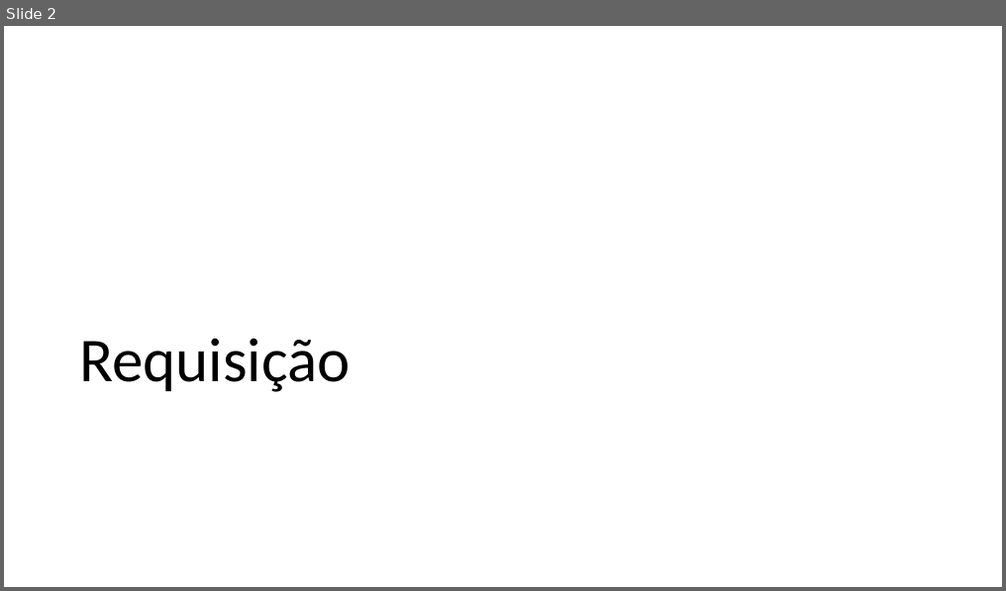
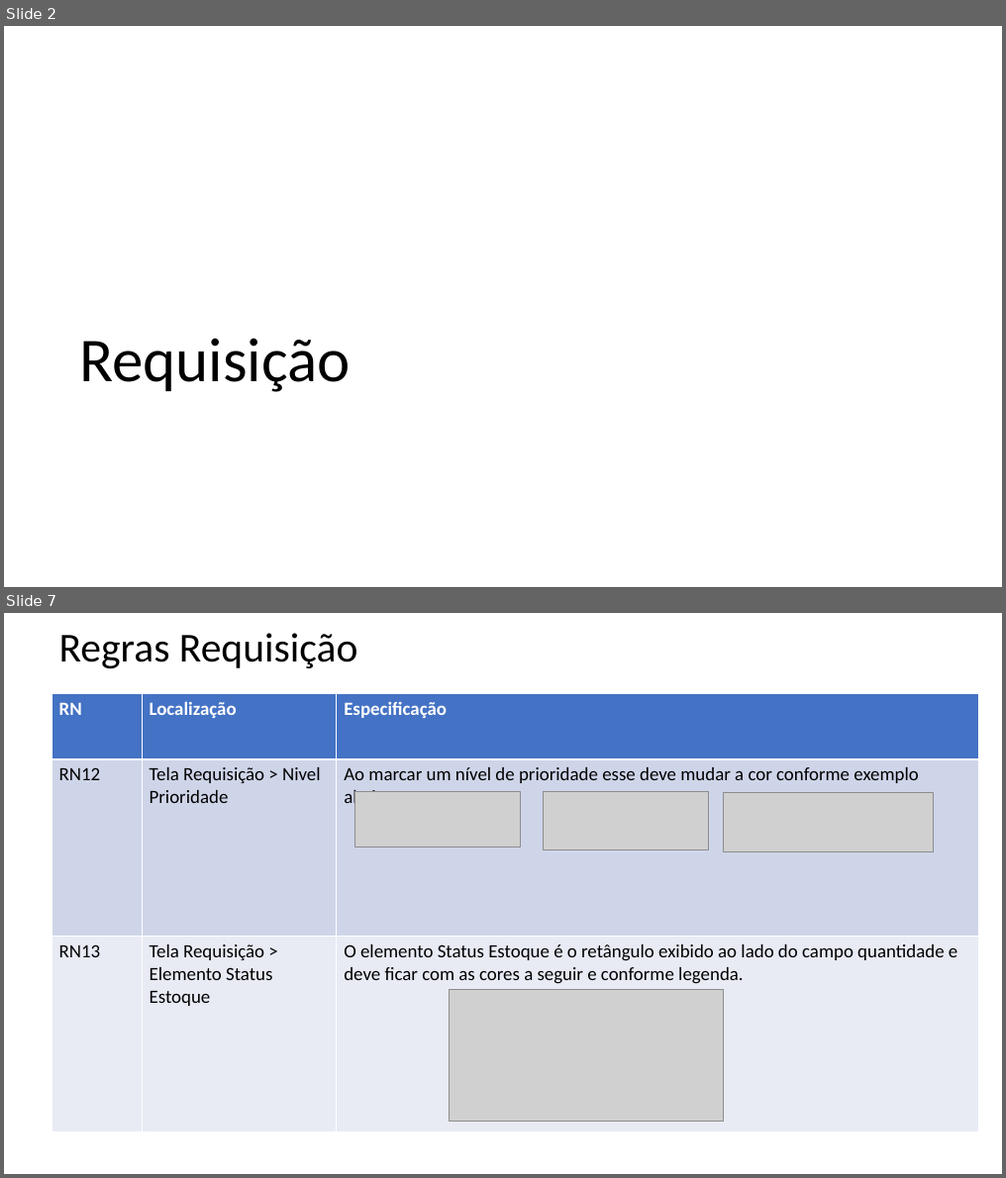
Before and after one commit to regymatrix/Almoxarifado, a slide deck: RegrasNegocio/RN_Requisitos.pptx. Shown one above the other, each under a label of ours: slide 2 before the commit, slides 2 and 7 after it; the slides between them are not shown. The pictures are 1006x591 and 1006x1178 pixels, drawn with LibreOffice and Linux fonts; fonts in the diff are those of the drawing; grey boxes stand for pictures. Boxes give left, top, right and bottom in pixels: in the first picture for what was removed or moved away, otherwise in the second. Text is boxed around its words. In the diff, an @@ line names an element or a change of style, - is before the commit and + after.

Commit message:
revisão Regras de negócio

```diff
--- a/RegrasNegocio/RN_Requisitos.pptx
+++ b/RegrasNegocio/RN_Requisitos.pptx
@@ slide 7 added at box(4, 613, 1002, 1174), background #FFFFFF @@
@@ title added at box(59, 633, 358, 668), 39.6 pt, text #000000 @@
+Regras Requisição
@@ table added at box(52, 693, 979, 1132), 3 rows, 3 columns @@
+RN | Localização | Especificação
+RN12 | Tela Requisição > Nivel Prioridade | Ao marcar um nível de prioridade esse deve mudar a cor conforme exemplo abaixo:
+RN13 | Tela Requisição > Elemento Status Estoque | O elemento Status Estoque é o retângulo exibido ao lado do campo quantidade e deve ficar com as cores a seguir e conforme legenda.
@@ picture added at box(355, 791, 521, 848) @@
@@ picture added at box(543, 791, 709, 850) @@
@@ picture added at box(724, 792, 933, 851) @@
@@ picture added at box(450, 989, 724, 1122) @@
```
Also in this commit, not shown: 2 slides changed, 3 other slides added, 1 other file.
